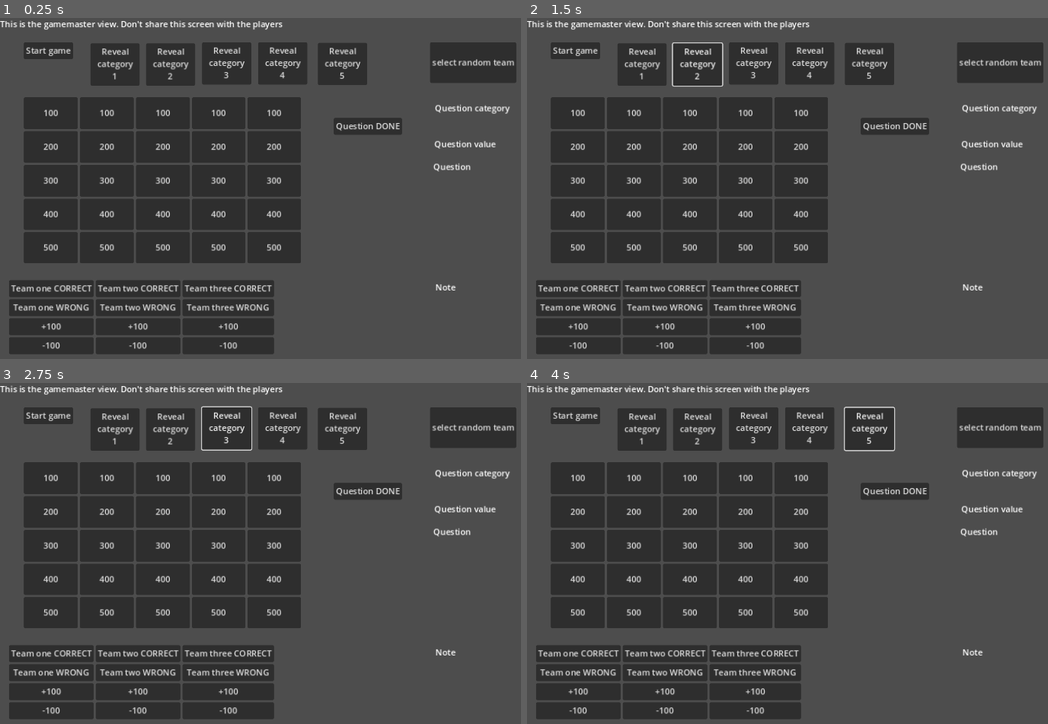
Above: before the commit, frames 1-4 (two rows, left to right).
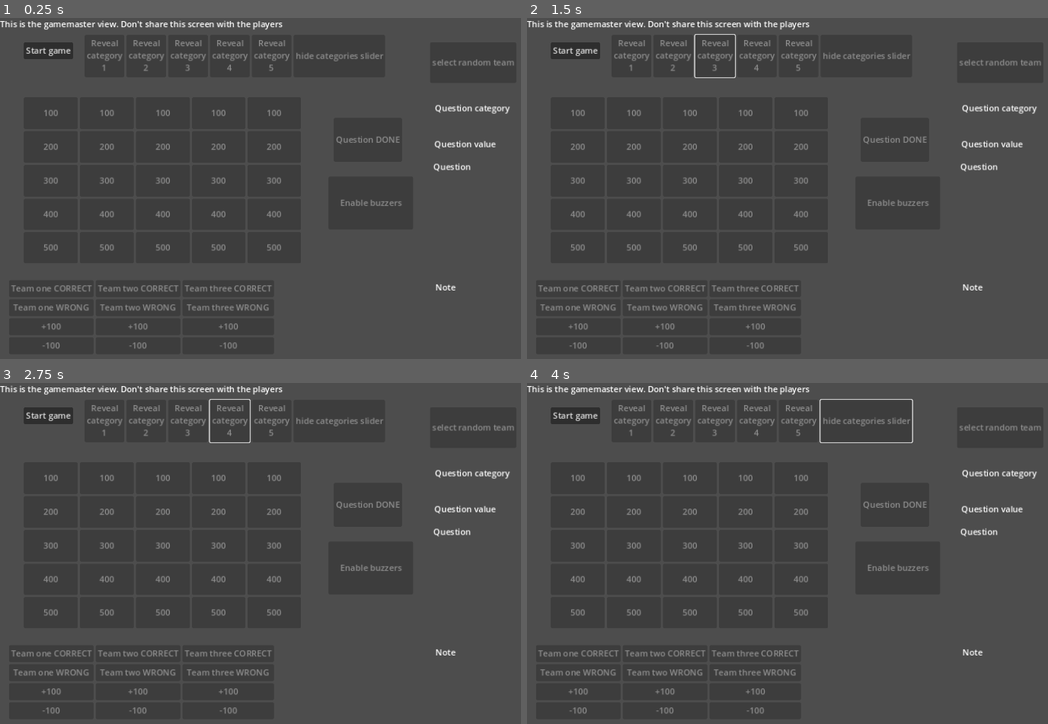
Above: after the commit, the same moments.

Repository: karel1980/jeopardy
Game: Godot game, scene res://main.tscn
Two runs of this game, one before a commit and one after it. Both use one fixed random seed, a clock stepped at 60 frames per second and the inputs below.
Inputs (mouse positions are in pixels of both pictures, inside the frame that each line leads up to):
- Up to frame 1 (0.25 s): no input
- Up to frame 2 (1.5 s): click (641, 65) at 0.5 s, where only the run before the commit has a clickable "Reveal category 1"; click (698, 65) at 1.25 s, where only the run before the commit has a clickable "Reveal category 2"
- Up to frame 3 (2.75 s): click (229, 427) at 2 s, where only the run before the commit has a clickable "Reveal category 3"
- Up to frame 4 (4 s): click (808, 427) at 2.75 s, where only the run before the commit has a clickable "Reveal category 4"; click (870, 427) at 3.5 s, where only the run before the commit has a clickable "Reveal category 5"

The runs differ from the first frame. In frame 1, 4.5% of the frame differs, in the area x 2-99%, y 6-97%; in frame 2, 4.6%; in frame 3, 4.7%; in frame 4, 4.8%, in the area x 2-99%, y 4-97%.
Error before the commit: Cannot call method 'get_as_text' on a null value. (res://main.gd:16)
Error after the commit: Cannot call method 'get_as_text' on a null value. (res://main.gd:22)

Commit message:
Started documenting buzzers + disable gamemaster buttons that shouldn't be enabled to avoid makeing mistakes in the game flow

Diff:
--- a/frontend/intro.tscn
+++ /dev/null
@@ -1,25 +0,0 @@
-[gd_scene load_steps=3 format=3 uid="uid://14vrtx6yrqt"]
-
-[ext_resource type="Texture2D" uid="uid://cr827ys3nn2od" path="res://jeopardy.jpg" id="1_5gg6g"]
-
-[sub_resource type="GDScript" id="GDScript_llf5g"]
-script/source = "extends TextureRect
-
-var main_scene = preload('res://main.tscn')
-
-func _ready() -> void:
-	self.size = get_window().size
-
-func _process(_delta: float) -> void:
-	pass
-"
-
-[node name="SceneRoot" type="Node2D"]
-
-[node name="TextureRect" type="TextureRect" parent="."]
-offset_right = 40.0
-offset_bottom = 40.0
-texture = ExtResource("1_5gg6g")
-script = SubResource("GDScript_llf5g")
-
-[connection signal="gui_input" from="TextureRect" to="TextureRect" method="_on_texture_rect_gui_input"]
--- a/frontend/main.gd
+++ b/frontend/main.gd
@@ -6,12 +6,18 @@
 var points = [ 100, 200, 300, 400, 500 ] # duplicated in playerview.gd
 var current_question = []
 
+var buzzers_enabled = false
+
 @onready var questions := $questions
 
+@onready var start_game := $"start game"
 @onready var question_category := $question_category
 @onready var question_value := $question_value
 @onready var question := $question
+@onready var reveal_category := $reveal_cat
 @onready var note := $note
+@onready var buzzer_toggle_btn := $buzzer_toggle_btn
+@onready var reveal_category_buttons := $reveal_category_buttons
 
 var data = JSON.parse_string(FileAccess.open("../jeopardy.json", FileAccess.READ).get_as_text())
 var categories = data ["categories"]
@@ -46,7 +52,7 @@
 	btn.size_flags_vertical = Control.SIZE_EXPAND_FILL
 	btn.text = str(points[q])
 	btn.pressed.connect(Callable(self, "show_question").bind(cat, q))
-	#btn.pressed.connect(self.show_question)
+	btn.disabled = true
 	return btn
 
 func show_question(cat_idx, question_idx):
@@ -68,10 +74,19 @@
 	pass
 
 func _on_start_game_pressed() -> void:
+	start_game.disabled = true
+	for btn in reveal_category_buttons.get_children():
+		btn.disabled = false
 	playerview.start_game()
 
 func on_reveal_category_pressed(cat_idx: int) -> void:
 	playerview.reveal_category(cat_idx)
+
+func on_hide_categories_slider_pressed() -> void:
+	playerview.hide_categories_slider()
+	for cat_idx in range(5):
+		for q_idx in range(5):
+			get_question_button(cat_idx, q_idx).disabled = false
 
 func on_random_team_pressed() -> void:
 	playerview.select_random_team()
@@ -98,9 +113,42 @@
 func _on_team_wrong_pressed(team_idx: int) -> void:
 	if current_question:
 		playerview.scoreboard.decrease_score(team_idx, points[current_question[1]])
+		enable_buzzers()
 
 func _on_manual_score_increase(team_idx: int) -> void:
 	playerview.scoreboard.increase_score(team_idx, 100)
 
 func _on_manual_score_decrease(team_idx: int) -> void:
 	playerview.scoreboard.decrease_score(team_idx, 100)
+
+func toggle_buzzers() -> void:
+	if buzzers_enabled:
+		disable_buzzers()
+	else:
+		enable_buzzers()
+
+func enable_buzzers():
+	buzzers_enabled = true
+	buzzer_toggle_btn.text = "Disable buzzers"
+	playerview.scoreboard.unselect_team()
+
+func disable_buzzers():
+	buzzers_enabled = false
+	buzzer_toggle_btn.text = "Enable buzzers"
+
+func _input(event):
+	if event is InputEventKey and event.pressed:
+		if event.keycode == KEY_A:
+			handle_buzzer(0)
+		elif event.keycode == KEY_B:
+			handle_buzzer(1)
+		elif event.keycode == KEY_C:
+			handle_buzzer(2)
+
+func handle_buzzer(team_idx):
+	if not buzzers_enabled:
+		print("Team ", team_idx, " pressed buzzer early")
+		return
+	buzzers_enabled = false
+	buzzer_toggle_btn.text = "Enable buzzers"
+	playerview.scoreboard.highlight_team(team_idx)
--- a/frontend/main.tscn
+++ b/frontend/main.tscn
@@ -18,56 +18,12 @@
 text = "Start game
 "
 
-[node name="reveal_cat_0" type="Button" parent="."]
-offset_left = 171.0
-offset_top = 48.0
-offset_right = 264.0
-offset_bottom = 125.0
-text = "Reveal
-category
-1"
-
-[node name="reveal_cat_1" type="Button" parent="."]
-offset_left = 276.0
-offset_top = 48.0
-offset_right = 369.0
-offset_bottom = 125.0
-text = "Reveal
-category
-2"
-
-[node name="reveal_cat_2" type="Button" parent="."]
-offset_left = 382.0
-offset_top = 46.0
-offset_right = 475.0
-offset_bottom = 123.0
-text = "Reveal
-category
-3"
-
-[node name="reveal_cat_3" type="Button" parent="."]
-offset_left = 488.0
-offset_top = 46.0
-offset_right = 581.0
-offset_bottom = 123.0
-text = "Reveal
-category
-4"
-
-[node name="reveal_cat_4" type="Button" parent="."]
-offset_left = 601.0
-offset_top = 47.0
-offset_right = 694.0
-offset_bottom = 124.0
-text = "Reveal
-category
-5"
-
 [node name="random_team" type="Button" parent="."]
 offset_left = 813.0
 offset_top = 46.0
 offset_right = 976.0
 offset_bottom = 123.0
+disabled = true
 text = "select random team"
 
 [node name="questions" type="GridContainer" parent="."]
@@ -118,65 +74,127 @@
 
 [node name="team_1_correct" type="Button" parent="GridContainer"]
 layout_mode = 2
+disabled = true
 text = "Team one CORRECT"
 
 [node name="team_2_correct" type="Button" parent="GridContainer"]
 layout_mode = 2
+disabled = true
 text = "Team two CORRECT"
 
 [node name="team_3_correct" type="Button" parent="GridContainer"]
 layout_mode = 2
+disabled = true
 text = "Team three CORRECT"
 
 [node name="team_1_wrong" type="Button" parent="GridContainer"]
 layout_mode = 2
+disabled = true
 text = "Team one WRONG"
 
 [node name="team_2_wrong" type="Button" parent="GridContainer"]
 layout_mode = 2
+disabled = true
 text = "Team two WRONG"
 
 [node name="team_3_wrong" type="Button" parent="GridContainer"]
 layout_mode = 2
+disabled = true
 text = "Team three WRONG"
 
 [node name="team_1_plus_100" type="Button" parent="GridContainer"]
 layout_mode = 2
+disabled = true
 text = "+100"
 
 [node name="team_2_plus_100" type="Button" parent="GridContainer"]
 layout_mode = 2
+disabled = true
 text = "+100"
 
 [node name="team_3_plus_100" type="Button" parent="GridContainer"]
 layout_mode = 2
+disabled = true
 text = "+100"
 
 [node name="team_1_minus_100" type="Button" parent="GridContainer"]
 layout_mode = 2
+disabled = true
 text = "-100"
 
 [node name="team_2_minus_100" type="Button" parent="GridContainer"]
 layout_mode = 2
+disabled = true
 text = "-100"
 
 [node name="team_3_minus_100" type="Button" parent="GridContainer"]
 layout_mode = 2
+disabled = true
 text = "-100"
 
-[node name="Button" type="Button" parent="."]
+[node name="buzzer_toggle_btn" type="Button" parent="."]
+offset_left = 621.0
+offset_top = 300.0
+offset_right = 781.0
+offset_bottom = 400.0
+disabled = true
+text = "Enable buzzers"
+
+[node name="question_done" type="Button" parent="."]
 offset_left = 631.0
 offset_top = 189.0
 offset_right = 760.0
-offset_bottom = 220.0
+offset_bottom = 272.0
+disabled = true
 text = "Question DONE"
 
+[node name="reveal_category_buttons" type="HBoxContainer" parent="."]
+offset_left = 160.0
+offset_top = 32.0
+offset_right = 551.0
+offset_bottom = 109.0
+
+[node name="reveal_cat_0" type="Button" parent="reveal_category_buttons"]
+layout_mode = 2
+disabled = true
+text = "Reveal
+category
+1"
+
+[node name="reveal_cat_1" type="Button" parent="reveal_category_buttons"]
+layout_mode = 2
+disabled = true
+text = "Reveal
+category
+2"
+
+[node name="reveal_cat_2" type="Button" parent="reveal_category_buttons"]
+layout_mode = 2
+disabled = true
+text = "Reveal
+category
+3"
+
+[node name="reveal_cat_3" type="Button" parent="reveal_category_buttons"]
+layout_mode = 2
+disabled = true
+text = "Reveal
+category
+4"
+
+[node name="reveal_cat_4" type="Button" parent="reveal_category_buttons"]
+layout_mode = 2
+disabled = true
+text = "Reveal
+category
+5"
+
+[node name="hide_categories_slider" type="Button" parent="reveal_category_buttons"]
+layout_mode = 2
+disabled = true
+text = "hide categories slider"
+
 [connection signal="pressed" from="start game" to="." method="_on_start_game_pressed"]
-[connection signal="pressed" from="reveal_cat_0" to="." method="on_reveal_category_pressed" binds= [0]]
-[connection signal="pressed" from="reveal_cat_1" to="." method="on_reveal_category_pressed" binds= [1]]
-[connection signal="pressed" from="reveal_cat_2" to="." method="on_reveal_category_pressed" binds= [2]]
-[connection signal="pressed" from="reveal_cat_3" to="." method="on_reveal_category_pressed" binds= [3]]
-[connection signal="pressed" from="reveal_cat_4" to="." method="on_reveal_category_pressed" binds= [4]]
 [connection signal="pressed" from="random_team" to="." method="on_random_team_pressed"]
 [connection signal="pressed" from="GridContainer/team_1_correct" to="." method="_on_team_correct_pressed" binds= [0]]
 [connection signal="pressed" from="GridContainer/team_2_correct" to="." method="_on_team_correct_pressed" binds= [1]]
@@ -190,4 +208,11 @@
 [connection signal="pressed" from="GridContainer/team_1_minus_100" to="." method="_on_manual_score_decrease" binds= [0]]
 [connection signal="pressed" from="GridContainer/team_2_minus_100" to="." method="_on_manual_score_decrease" binds= [1]]
 [connection signal="pressed" from="GridContainer/team_3_minus_100" to="." method="_on_manual_score_decrease" binds= [2]]
-[connection signal="pressed" from="Button" to="." method="mark_question_completed"]
+[connection signal="pressed" from="buzzer_toggle_btn" to="." method="toggle_buzzers"]
+[connection signal="pressed" from="question_done" to="." method="mark_question_completed"]
+[connection signal="pressed" from="reveal_category_buttons/reveal_cat_0" to="." method="on_reveal_category_pressed" binds= [0]]
+[connection signal="pressed" from="reveal_category_buttons/reveal_cat_1" to="." method="on_reveal_category_pressed" binds= [1]]
+[connection signal="pressed" from="reveal_category_buttons/reveal_cat_2" to="." method="on_reveal_category_pressed" binds= [2]]
+[connection signal="pressed" from="reveal_category_buttons/reveal_cat_3" to="." method="on_reveal_category_pressed" binds= [3]]
+[connection signal="pressed" from="reveal_category_buttons/reveal_cat_4" to="." method="on_reveal_category_pressed" binds= [4]]
+[connection signal="pressed" from="reveal_category_buttons/hide_categories_slider" to="." method="on_hide_categories_slider_pressed"]
--- a/frontend/playerview.gd
+++ b/frontend/playerview.gd
@@ -26,6 +26,7 @@
 	print("playerview ready")
 
 	init_category_buttons()
+	init_categories_slider()
 	init_question_buttons()
 
 	scoreboard.init_game(game)
@@ -38,9 +39,21 @@
 	pass
 
 func init_game(game_data):
-	print("playerview init_game")
 	game = game_data
 	categories = game["categories"]
+
+func init_categories_slider():
+	for btn in $categories_slider.get_children():
+		var style_box = StyleBoxFlat.new()
+		style_box.bg_color = Color(.2, .2, 1)
+		btn.add_theme_stylebox_override("normal", style_box)
+		btn.add_theme_font_size_override("font_size", 40)
+
+	for cat_idx in range(len(categories)):
+		$categories_slider.get_child(cat_idx).text = categories[cat_idx]["name"]
+
+	$categories_slider.position = Vector2(get_viewport().size.x, 0)
+	$categories_slider.size = Vector2(get_viewport().size.x * 5, get_viewport().size.y)
 
 func start_game():
 	intro_screen.hide()
@@ -48,36 +61,13 @@
 	scoreboard.show()
 
 func reveal_category(cat_idx):
-	var sz = get_window().size
+	$categories_slider.show()
+	var tween = create_tween()
+	tween.tween_property($categories_slider, "position", Vector2(get_viewport().size.x * (-cat_idx), 0), 0.3)
 
-	if cat_tween2:
-		# still cleaning up
-		return
-
-	if cat_tween:
-		var cleanup = func():
-			cat_tween = null
-			cat_tween2 = null
-			cat_button.queue_free()
-		cat_tween2 = create_tween()
-		cat_tween2.tween_property(cat_button, "position", Vector2(-sz.x, 0), 0.7)
-		cat_tween2.tween_callback(cleanup)
-		return
-
-	cat_button = get_category_button(cat_idx).duplicate()
-	cat_button.position = Vector2(sz.x, 0)
-	cat_button.text = categories[cat_idx].name
-	cat_button.size = sz
-	cat_button.add_theme_font_size_override("font_size",50)
-
-	add_child(cat_button)
-
-	var set_category_name = func():
-		get_category_button(cat_idx).text = categories[cat_idx].name
-
-	cat_tween = create_tween()
-	cat_tween.tween_property(cat_button, "position", Vector2(0, 0), 0.7)
-	cat_tween.tween_callback(set_category_name)
+func hide_categories_slider():
+	var tween = create_tween()
+	tween.tween_property($categories_slider, "position", Vector2(get_viewport().size.x * -6, 0), 0.3)
 
 func init_category_buttons():
 	var style_box = StyleBoxFlat.new()
--- a/frontend/playerview.tscn
+++ b/frontend/playerview.tscn
@@ -23,197 +23,197 @@
 layout_mode = 2
 size_flags_vertical = 3
 
-[node name="cat5" type="VBoxContainer" parent="VBoxContainer/questionboard"]
-layout_mode = 2
-size_flags_horizontal = 3
-
-[node name="Button" type="Label" parent="VBoxContainer/questionboard/cat5"]
-custom_minimum_size = Vector2(10, 10)
-layout_mode = 2
-size_flags_vertical = 3
-size_flags_stretch_ratio = 1.5
-text = "button"
-horizontal_alignment = 1
-vertical_alignment = 1
-autowrap_mode = 3
-
-[node name="Button1" type="Button" parent="VBoxContainer/questionboard/cat5"]
-layout_mode = 2
-size_flags_vertical = 3
-text = "button"
-
-[node name="Button2" type="Button" parent="VBoxContainer/questionboard/cat5"]
-layout_mode = 2
-size_flags_vertical = 3
-text = "button"
-
-[node name="Button3" type="Button" parent="VBoxContainer/questionboard/cat5"]
-layout_mode = 2
-size_flags_vertical = 3
-text = "button"
-
-[node name="Button4" type="Button" parent="VBoxContainer/questionboard/cat5"]
-layout_mode = 2
-size_flags_vertical = 3
-text = "button"
-
-[node name="Button5" type="Button" parent="VBoxContainer/questionboard/cat5"]
-layout_mode = 2
-size_flags_vertical = 3
-text = "button"
-
-[node name="cat6" type="VBoxContainer" parent="VBoxContainer/questionboard"]
-layout_mode = 2
-size_flags_horizontal = 3
-
-[node name="Button" type="Label" parent="VBoxContainer/questionboard/cat6"]
-custom_minimum_size = Vector2(10, 10)
-layout_mode = 2
-size_flags_vertical = 3
-size_flags_stretch_ratio = 1.5
-text = "button"
-horizontal_alignment = 1
-vertical_alignment = 1
-autowrap_mode = 3
-
-[node name="Button1" type="Button" parent="VBoxContainer/questionboard/cat6"]
-layout_mode = 2
-size_flags_vertical = 3
-text = "button"
-
-[node name="Button2" type="Button" parent="VBoxContainer/questionboard/cat6"]
-layout_mode = 2
-size_flags_vertical = 3
-text = "button"
-
-[node name="Button3" type="Button" parent="VBoxContainer/questionboard/cat6"]
-layout_mode = 2
-size_flags_vertical = 3
-text = "button"
-
-[node name="Button4" type="Button" parent="VBoxContainer/questionboard/cat6"]
-layout_mode = 2
-size_flags_vertical = 3
-text = "button"
-
-[node name="Button5" type="Button" parent="VBoxContainer/questionboard/cat6"]
-layout_mode = 2
-size_flags_vertical = 3
-text = "button"
-
-[node name="cat7" type="VBoxContainer" parent="VBoxContainer/questionboard"]
-layout_mode = 2
-size_flags_horizontal = 3
-
-[node name="Button" type="Label" parent="VBoxContainer/questionboard/cat7"]
-custom_minimum_size = Vector2(10, 10)
-layout_mode = 2
-size_flags_vertical = 3
-size_flags_stretch_ratio = 1.5
-text = "button"
-horizontal_alignment = 1
-vertical_alignment = 1
-autowrap_mode = 3
-
-[node name="Button1" type="Button" parent="VBoxContainer/questionboard/cat7"]
-layout_mode = 2
-size_flags_vertical = 3
-text = "button"
-
-[node name="Button2" type="Button" parent="VBoxContainer/questionboard/cat7"]
-layout_mode = 2
-size_flags_vertical = 3
-text = "button"
-
-[node name="Button3" type="Button" parent="VBoxContainer/questionboard/cat7"]
-layout_mode = 2
-size_flags_vertical = 3
-text = "button"
-
-[node name="Button4" type="Button" parent="VBoxContainer/questionboard/cat7"]
-layout_mode = 2
-size_flags_vertical = 3
-text = "button"
-
-[node name="Button5" type="Button" parent="VBoxContainer/questionboard/cat7"]
-layout_mode = 2
-size_flags_vertical = 3
-text = "button"
-
-[node name="cat8" type="VBoxContainer" parent="VBoxContainer/questionboard"]
-layout_mode = 2
-size_flags_horizontal = 3
-
-[node name="Button" type="Label" parent="VBoxContainer/questionboard/cat8"]
-custom_minimum_size = Vector2(10, 10)
-layout_mode = 2
-size_flags_vertical = 3
-size_flags_stretch_ratio = 1.5
-text = "button"
-horizontal_alignment = 1
-vertical_alignment = 1
-autowrap_mode = 3
-
-[node name="Button1" type="Button" parent="VBoxContainer/questionboard/cat8"]
-layout_mode = 2
-size_flags_vertical = 3
-text = "button"
-
-[node name="Button2" type="Button" parent="VBoxContainer/questionboard/cat8"]
-layout_mode = 2
-size_flags_vertical = 3
-text = "button"
-
-[node name="Button3" type="Button" parent="VBoxContainer/questionboard/cat8"]
-layout_mode = 2
-size_flags_vertical = 3
-text = "button"
-
-[node name="Button4" type="Button" parent="VBoxContainer/questionboard/cat8"]
-layout_mode = 2
-size_flags_vertical = 3
-text = "button"
-
-[node name="Button5" type="Button" parent="VBoxContainer/questionboard/cat8"]
-layout_mode = 2
-size_flags_vertical = 3
-text = "button"
-
-[node name="cat9" type="VBoxContainer" parent="VBoxContainer/questionboard"]
-layout_mode = 2
-size_flags_horizontal = 3
-
-[node name="Button" type="Label" parent="VBoxContainer/questionboard/cat9"]
-custom_minimum_size = Vector2(10, 10)
-layout_mode = 2
-size_flags_vertical = 3
-size_flags_stretch_ratio = 1.5
-text = "button"
-horizontal_alignment = 1
-vertical_alignment = 1
-autowrap_mode = 3
-
-[node name="Button1" type="Button" parent="VBoxContainer/questionboard/cat9"]
-layout_mode = 2
-size_flags_vertical = 3
-text = "button"
-
-[node name="Button2" type="Button" parent="VBoxContainer/questionboard/cat9"]
-layout_mode = 2
-size_flags_vertical = 3
-text = "button"
-
-[node name="Button3" type="Button" parent="VBoxContainer/questionboard/cat9"]
-layout_mode = 2
-size_flags_vertical = 3
-text = "button"
-
-[node name="Button4" type="Button" parent="VBoxContainer/questionboard/cat9"]
-layout_mode = 2
-size_flags_vertical = 3
-text = "button"
-
-[node name="Button5" type="Button" parent="VBoxContainer/questionboard/cat9"]
+[node name="cat0" type="VBoxContainer" parent="VBoxContainer/questionboard"]
+layout_mode = 2
+size_flags_horizontal = 3
+
+[node name="Button" type="Label" parent="VBoxContainer/questionboard/cat0"]
+custom_minimum_size = Vector2(10, 10)
+layout_mode = 2
+size_flags_vertical = 3
+size_flags_stretch_ratio = 1.5
+text = "button"
+horizontal_alignment = 1
+vertical_alignment = 1
+autowrap_mode = 3
+
+[node name="Button1" type="Button" parent="VBoxContainer/questionboard/cat0"]
+layout_mode = 2
+size_flags_vertical = 3
+text = "button"
+
+[node name="Button2" type="Button" parent="VBoxContainer/questionboard/cat0"]
+layout_mode = 2
+size_flags_vertical = 3
+text = "button"
+
+[node name="Button3" type="Button" parent="VBoxContainer/questionboard/cat0"]
+layout_mode = 2
+size_flags_vertical = 3
+text = "button"
+
+[node name="Button4" type="Button" parent="VBoxContainer/questionboard/cat0"]
+layout_mode = 2
+size_flags_vertical = 3
+text = "button"
+
+[node name="Button5" type="Button" parent="VBoxContainer/questionboard/cat0"]
+layout_mode = 2
+size_flags_vertical = 3
+text = "button"
+
+[node name="cat1" type="VBoxContainer" parent="VBoxContainer/questionboard"]
+layout_mode = 2
+size_flags_horizontal = 3
+
+[node name="Button" type="Label" parent="VBoxContainer/questionboard/cat1"]
+custom_minimum_size = Vector2(10, 10)
+layout_mode = 2
+size_flags_vertical = 3
+size_flags_stretch_ratio = 1.5
+text = "button"
+horizontal_alignment = 1
+vertical_alignment = 1
+autowrap_mode = 3
+
+[node name="Button1" type="Button" parent="VBoxContainer/questionboard/cat1"]
+layout_mode = 2
+size_flags_vertical = 3
+text = "button"
+
+[node name="Button2" type="Button" parent="VBoxContainer/questionboard/cat1"]
+layout_mode = 2
+size_flags_vertical = 3
+text = "button"
+
+[node name="Button3" type="Button" parent="VBoxContainer/questionboard/cat1"]
+layout_mode = 2
+size_flags_vertical = 3
+text = "button"
+
+[node name="Button4" type="Button" parent="VBoxContainer/questionboard/cat1"]
+layout_mode = 2
+size_flags_vertical = 3
+text = "button"
+
+[node name="Button5" type="Button" parent="VBoxContainer/questionboard/cat1"]
+layout_mode = 2
+size_flags_vertical = 3
+text = "button"
+
+[node name="cat2" type="VBoxContainer" parent="VBoxContainer/questionboard"]
+layout_mode = 2
+size_flags_horizontal = 3
+
+[node name="Button" type="Label" parent="VBoxContainer/questionboard/cat2"]
+custom_minimum_size = Vector2(10, 10)
+layout_mode = 2
+size_flags_vertical = 3
+size_flags_stretch_ratio = 1.5
+text = "button"
+horizontal_alignment = 1
+vertical_alignment = 1
+autowrap_mode = 3
+
+[node name="Button1" type="Button" parent="VBoxContainer/questionboard/cat2"]
+layout_mode = 2
+size_flags_vertical = 3
+text = "button"
+
+[node name="Button2" type="Button" parent="VBoxContainer/questionboard/cat2"]
+layout_mode = 2
+size_flags_vertical = 3
+text = "button"
+
+[node name="Button3" type="Button" parent="VBoxContainer/questionboard/cat2"]
+layout_mode = 2
+size_flags_vertical = 3
+text = "button"
+
+[node name="Button4" type="Button" parent="VBoxContainer/questionboard/cat2"]
+layout_mode = 2
+size_flags_vertical = 3
+text = "button"
+
+[node name="Button5" type="Button" parent="VBoxContainer/questionboard/cat2"]
+layout_mode = 2
+size_flags_vertical = 3
+text = "button"
+
+[node name="cat3" type="VBoxContainer" parent="VBoxContainer/questionboard"]
+layout_mode = 2
+size_flags_horizontal = 3
+
+[node name="Button" type="Label" parent="VBoxContainer/questionboard/cat3"]
+custom_minimum_size = Vector2(10, 10)
+layout_mode = 2
+size_flags_vertical = 3
+size_flags_stretch_ratio = 1.5
+text = "button"
+horizontal_alignment = 1
+vertical_alignment = 1
+autowrap_mode = 3
+
+[node name="Button1" type="Button" parent="VBoxContainer/questionboard/cat3"]
+layout_mode = 2
+size_flags_vertical = 3
+text = "button"
+
+[node name="Button2" type="Button" parent="VBoxContainer/questionboard/cat3"]
+layout_mode = 2
+size_flags_vertical = 3
+text = "button"
+
+[node name="Button3" type="Button" parent="VBoxContainer/questionboard/cat3"]
+layout_mode = 2
+size_flags_vertical = 3
+text = "button"
+
+[node name="Button4" type="Button" parent="VBoxContainer/questionboard/cat3"]
+layout_mode = 2
+size_flags_vertical = 3
+text = "button"
+
+[node name="Button5" type="Button" parent="VBoxContainer/questionboard/cat3"]
+layout_mode = 2
+size_flags_vertical = 3
+text = "button"
+
+[node name="cat4" type="VBoxContainer" parent="VBoxContainer/questionboard"]
+layout_mode = 2
+size_flags_horizontal = 3
+
+[node name="Button" type="Label" parent="VBoxContainer/questionboard/cat4"]
+custom_minimum_size = Vector2(10, 10)
+layout_mode = 2
+size_flags_vertical = 3
+size_flags_stretch_ratio = 1.5
+text = "button"
+horizontal_alignment = 1
+vertical_alignment = 1
+autowrap_mode = 3
+
+[node name="Button1" type="Button" parent="VBoxContainer/questionboard/cat4"]
+layout_mode = 2
+size_flags_vertical = 3
+text = "button"
+
+[node name="Button2" type="Button" parent="VBoxContainer/questionboard/cat4"]
+layout_mode = 2
+size_flags_vertical = 3
+text = "button"
+
+[node name="Button3" type="Button" parent="VBoxContainer/questionboard/cat4"]
+layout_mode = 2
+size_flags_vertical = 3
+text = "button"
+
+[node name="Button4" type="Button" parent="VBoxContainer/questionboard/cat4"]
+layout_mode = 2
+size_flags_vertical = 3
+text = "button"
+
+[node name="Button5" type="Button" parent="VBoxContainer/questionboard/cat4"]
 layout_mode = 2
 size_flags_vertical = 3
 text = "button"
@@ -224,3 +224,34 @@
 [node name="Camera2D" type="Camera2D" parent="."]
 scale = Vector2(1e-05, 1e-05)
 anchor_mode = 0
+
+[node name="categories_slider" type="HBoxContainer" parent="."]
+offset_top = -1.0
+offset_right = 1150.0
+offset_bottom = 551.0
+theme_override_constants/separation = 0
+
+[node name="cat0" type="Button" parent="categories_slider"]
+layout_mode = 2
+size_flags_horizontal = 3
+text = "cat 0"
+
+[node name="cat1" type="Button" parent="categories_slider"]
+layout_mode = 2
+size_flags_horizontal = 3
+text = "cat 1"
+
+[node name="cat2" type="Button" parent="categories_slider"]
+layout_mode = 2
+size_flags_horizontal = 3
+text = "cat 2"
+
+[node name="cat3" type="Button" parent="categories_slider"]
+layout_mode = 2
+size_flags_horizontal = 3
+text = "cat 3"
+
+[node name="cat4" type="Button" parent="categories_slider"]
+layout_mode = 2
+size_flags_horizontal = 3
+text = "cat 4"
--- a/frontend/scoreboard.gd
+++ b/frontend/scoreboard.gd
@@ -59,6 +59,21 @@
 		t.tween_property(widgets[1], "modulate", mod_color_none, 0.2)
 		t.parallel().tween_property(widgets[2], "modulate", highlight_color, 0.2)
 
+func highlight_team(team_idx):
+	var t = create_tween()
+
+	if current_team != -1 and current_team != team_idx:
+		t.tween_property(widgets[current_team], "modulate", mod_color_none, 0.2)
+		t.parallel().tween_property(widgets[team_idx], "modulate", highlight_color, 0.2)
+		current_team = team_idx
+	else:
+		t.tween_property(widgets[team_idx], "modulate", highlight_color, 0.2)
+
+func unselect_team():
+	current_team = -1
+	widgets[0].modulate = mod_color_none
+	widgets[1].modulate = mod_color_none
+	widgets[2].modulate = mod_color_none
 
 func init_game(game_data):
 	data = game_data
Not shown, removed: backend/.gitignore
Not shown, removed: backend/build.gradle.kts
Not shown, removed: backend/gradle/wrapper/gradle-wrapper.jar
Not shown, removed: backend/gradle/wrapper/gradle-wrapper.properties
Not shown, removed: backend/gradlew
Not shown, removed: backend/gradlew.bat
Not shown, removed: backend/settings.gradle.kts
Not shown, removed: backend/src/main/kotlin/org/socratesbe/jeopardy/JeopardyApplication.kt
Not shown, removed: backend/src/main/resources/application.properties
Not shown, removed: backend/src/test/kotlin/org/socratesbe/jeopardy/JeopardyApplicationTests.kt
Not shown, added: buzzers/README.md
